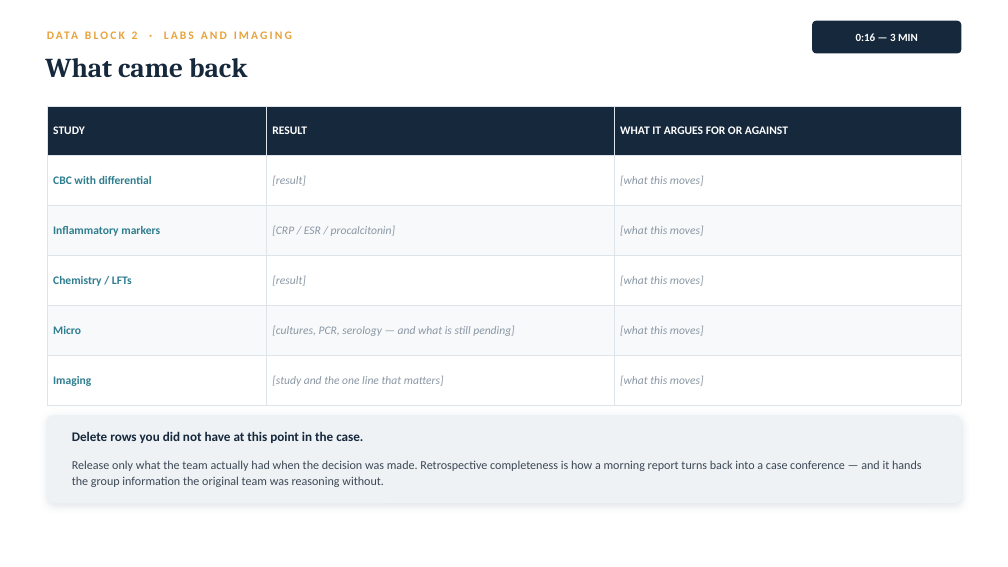
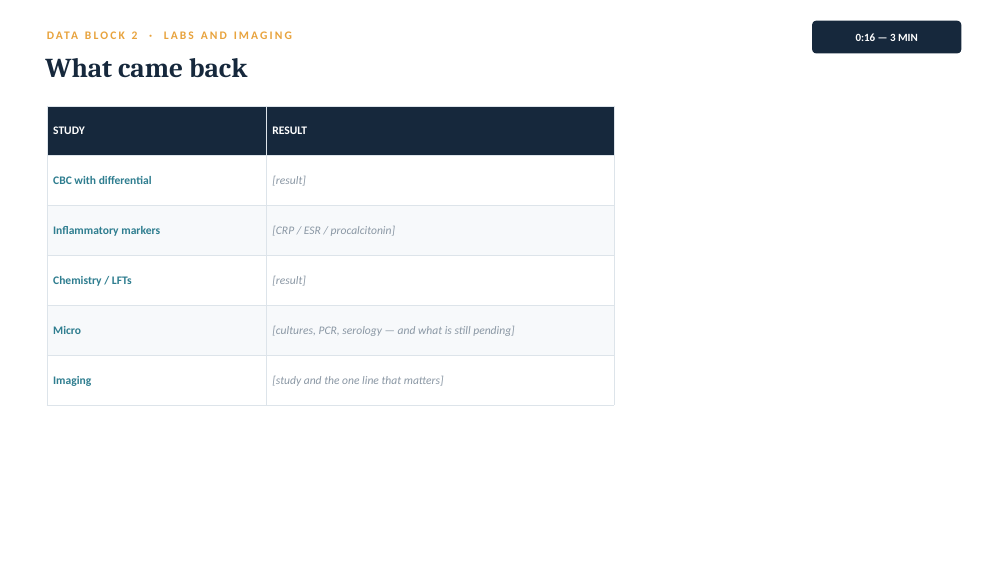
Before and after one commit to wowzersyea/Sage-Project, a slide deck: slide 6 of morning-report/handouts/Morning_Report_Presenter_Template.pptx. Drawn at 1008x567 pixels with LibreOffice and Linux fonts; fonts in the diff are those of the drawing. Boxes give left, top, right and bottom in pixels: in the first picture for what was removed or moved away, otherwise in the second. Text is boxed around its words. In the diff, an @@ line names an element or a change of style, - is before the commit and + after.

```diff
--- a/morning-report/handouts/Morning_Report_Presenter_Template.pptx
+++ b/morning-report/handouts/Morning_Report_Presenter_Template.pptx
@@ table at box(47, 106, 614, 405) @@
-column 3: WHAT IT ARGUES FOR OR AGAINST | [what this moves] | [what this moves] | [what this moves] | [what this moves] | [what this moves]
@@ table: place and size @@
-table at box(47, 106, 961, 390)
+table at box(47, 106, 614, 405)
@@ rounded rectangle removed at box(47, 416, 961, 503) @@
@@ text removed at box(72, 431, 363, 443) @@
-Delete rows you did not have at this point in the case.
@@ text removed at box(72, 460, 922, 487) @@
-Release only what the team actually had when the decision was made. Retrospective completeness is how a morning report turns back into a case conference — and it hands the group information the original team was reasoning without.
```
Also in this commit, not shown: 3 other slides changed, 6 other files.
